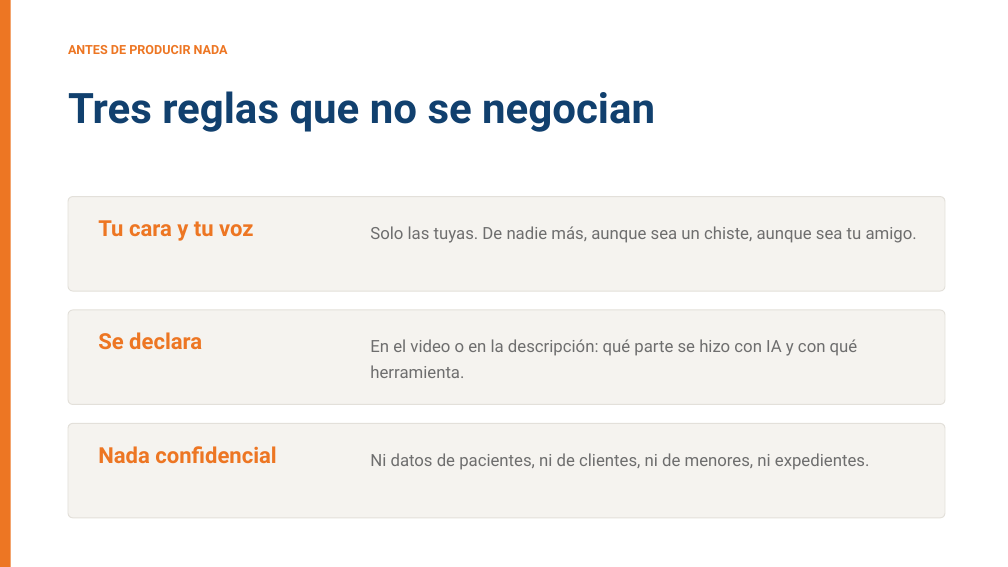
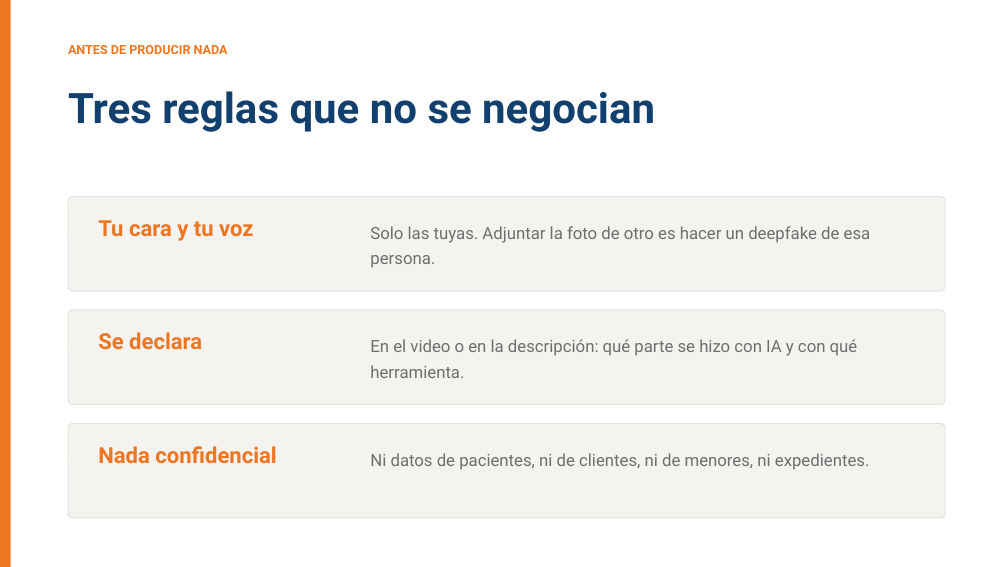
Before and after one commit to BioAITeamLearning/IntroInfo_2026_02_Ucaldas, a slide deck: slide 5 of _static/sesion06/S06_audio_imagen_video.pptx. Drawn at 1008x567 pixels with LibreOffice and Linux fonts; fonts in the diff are those of the drawing. Boxes give left, top, right and bottom in pixels: in the first picture for what was removed or moved away, otherwise in the second. Text is boxed around its words. In the diff, an @@ line names an element or a change of style, - is before the commit and + after.

```diff
--- a/_static/sesion06/S06_audio_imagen_video.pptx
+++ b/_static/sesion06/S06_audio_imagen_video.pptx
@@ text at bbox=[370, 226, 871, 268]: text changed @@
-Solo las tuyas. De nadie más, aunque sea un chiste, aunque sea tu amigo.
+Solo las tuyas. Adjuntar la foto de otro es hacer un deepfake de esa persona.
```
Also in this commit, not shown: 6 other slides changed, 8 slides added, 7 slides removed, 7 other files.
